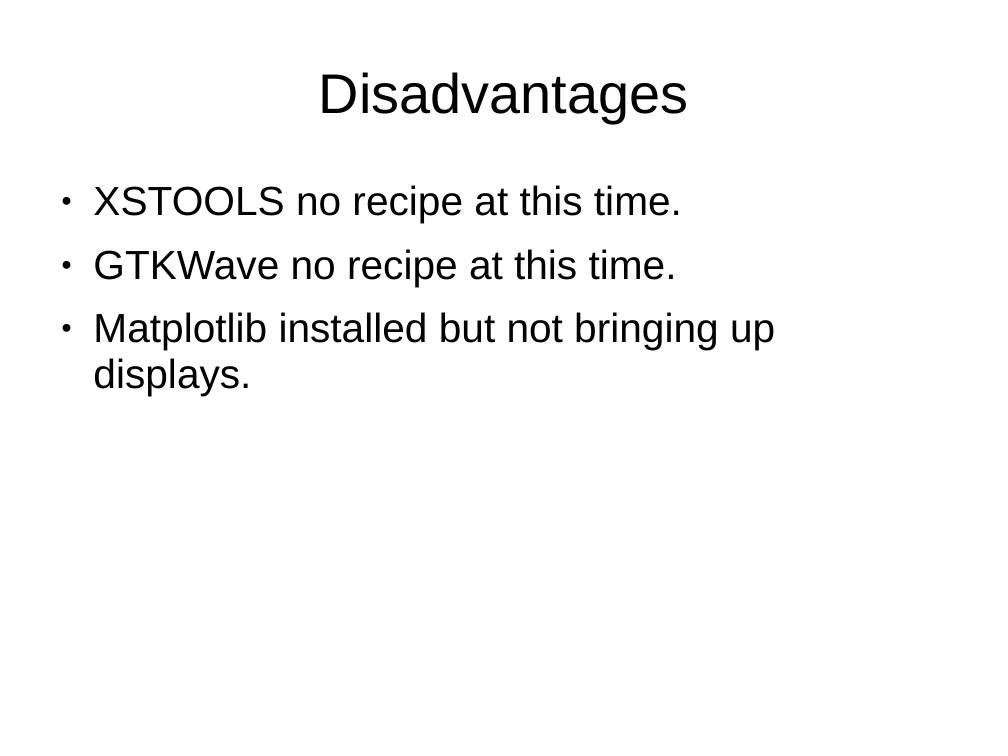
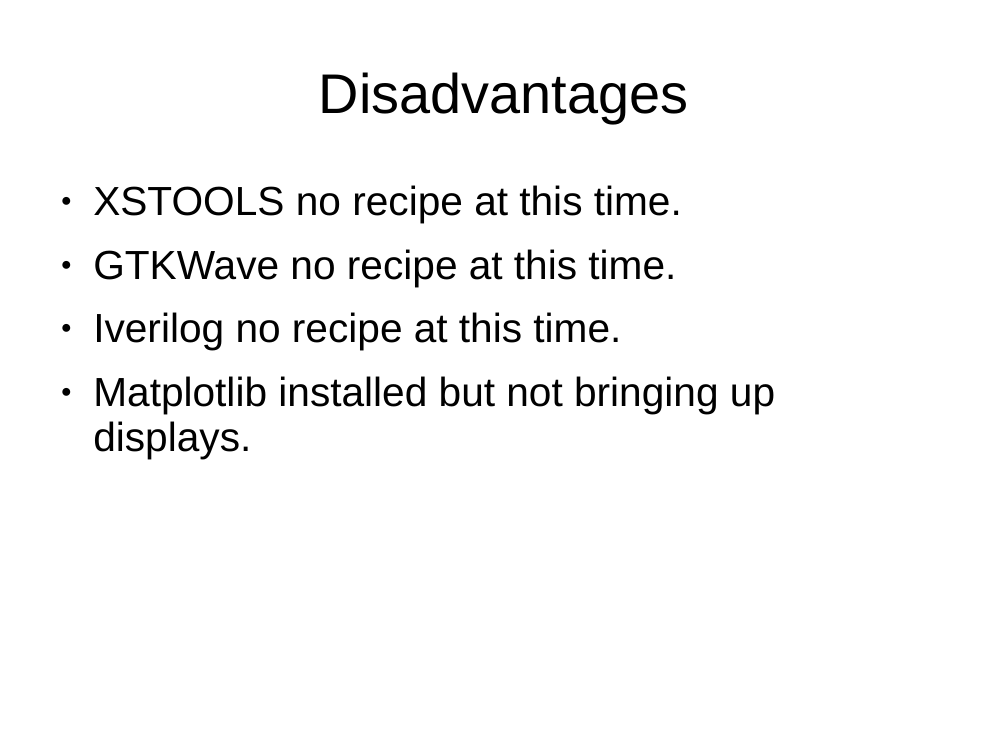
Before and after one commit to develone/raspberrypi2_yocto, a slide deck: slide 5 of doc/yocto_raspbain.ppt (slide 4 before the commit). Drawn at 1008x756 pixels with LibreOffice and Linux fonts; fonts in the diff are those of the drawing. Boxes give left, top, right and bottom in pixels: in the first picture for what was removed or moved away, otherwise in the second. Text is boxed around its words. In the diff, an @@ line names an element or a change of style, - is before the commit and + after.

```diff
--- a/doc/yocto_raspbain.ppt
+++ b/doc/yocto_raspbain.ppt
@@ text at box(93, 312, 621, 350): paragraph added @@
+● Iverilog no recipe at this time.
```
Also in this commit, not shown: 3 other slides changed, 1 slide added.
